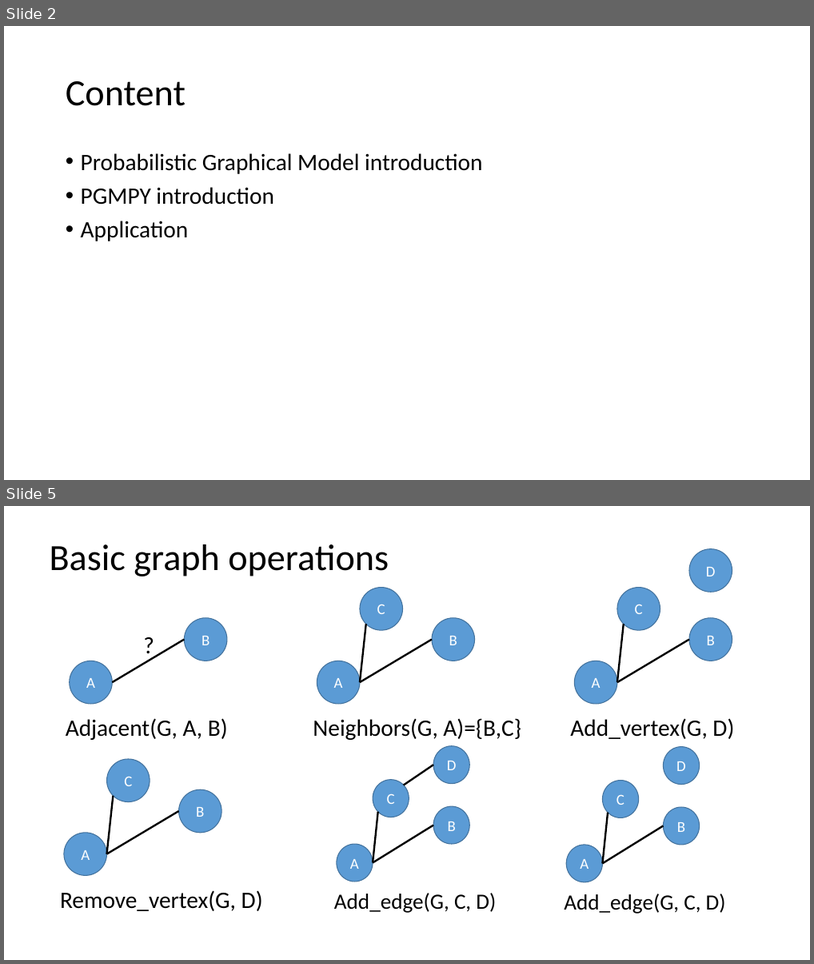
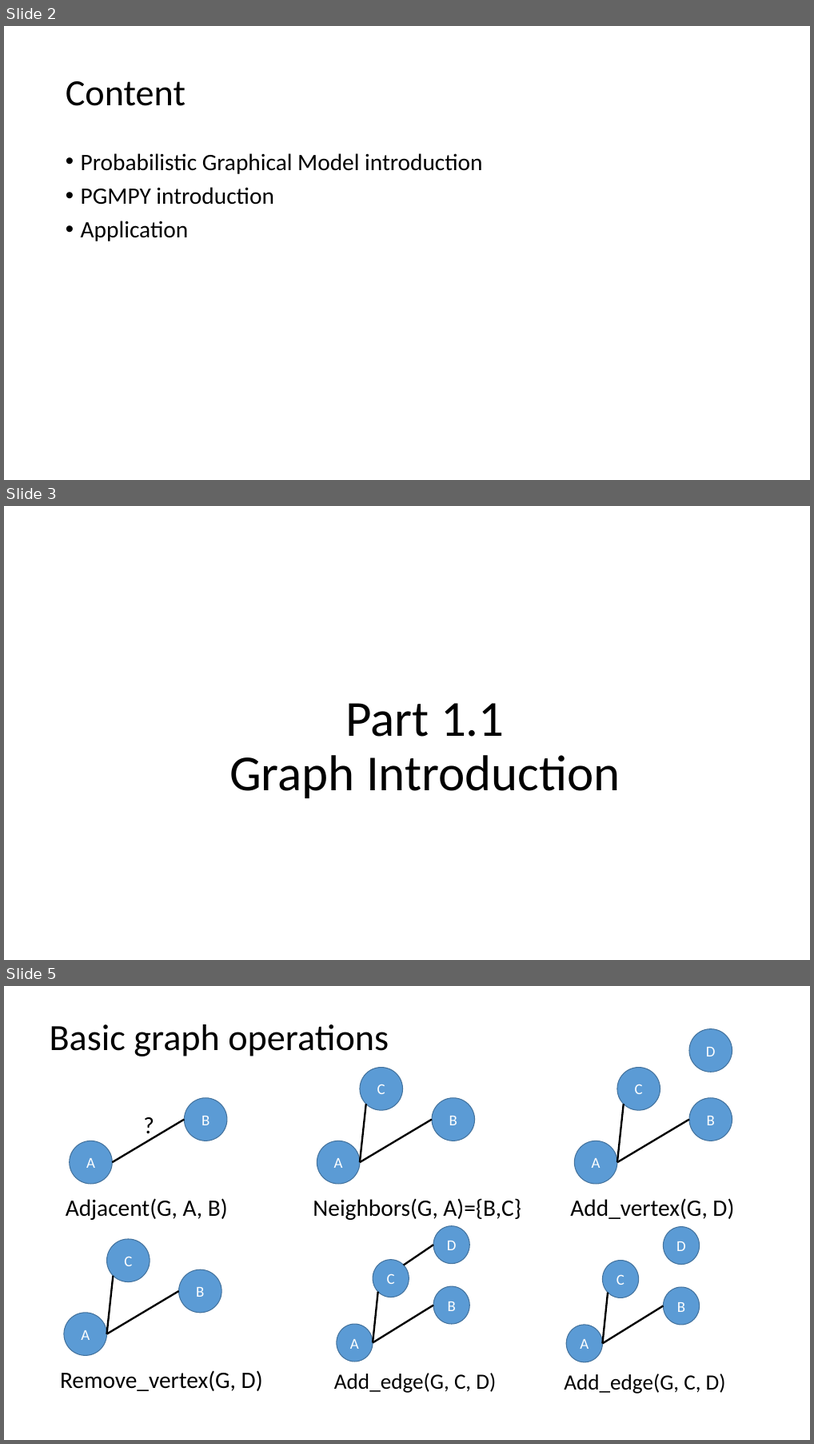
Before and after one commit to nguyenduyhanlam/Probabilistic_Graphical_Models, a slide deck: NguyenDuyHanLam_196005004/baocao.pptx. Shown one above the other, each under a label of ours: slides 2 and 5 before the commit, slides 2, 3 and 5 after it; the slides between them are not shown. The pictures are 814x964 and 814x1444 pixels, drawn with LibreOffice and Linux fonts; fonts in the diff are those of the drawing. Boxes give left, top, right and bottom in pixels: in the first picture for what was removed or moved away, otherwise in the second. Text is boxed around its words. In the diff, an @@ line names an element or a change of style, - is before the commit and + after.

```diff
--- a/NguyenDuyHanLam_196005004/baocao.pptx
+++ b/NguyenDuyHanLam_196005004/baocao.pptx
@@ slide 3 added at (4, 506, 810, 960), background #FFFFFF @@
@@ title added at (230, 703, 621, 798), 60 pt, text #000000 @@
+Part 1.1
+Graph Introduction
```
Also in this commit, not shown: 2 slides changed, 4 other slides added, 1 slide removed.
